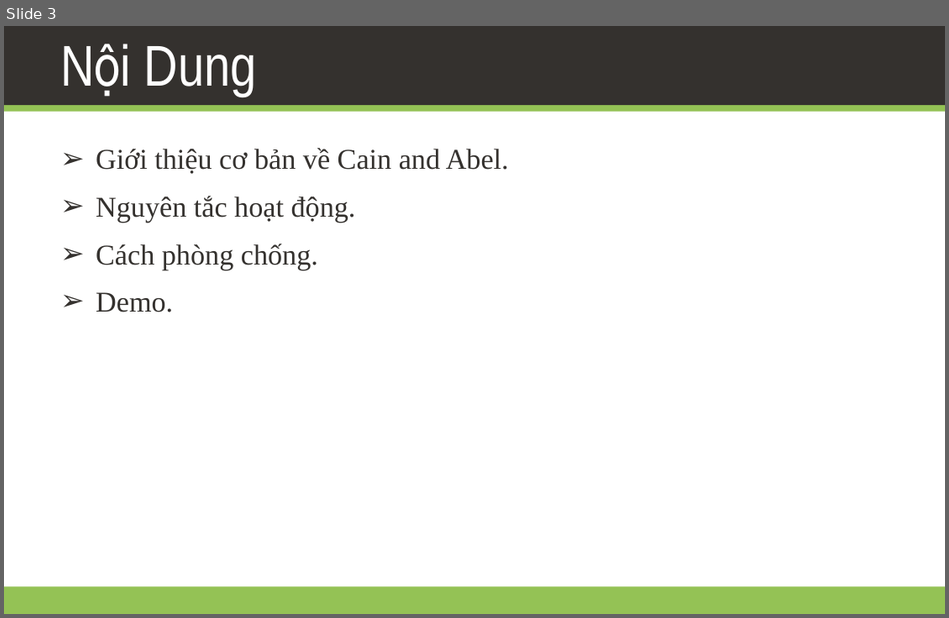
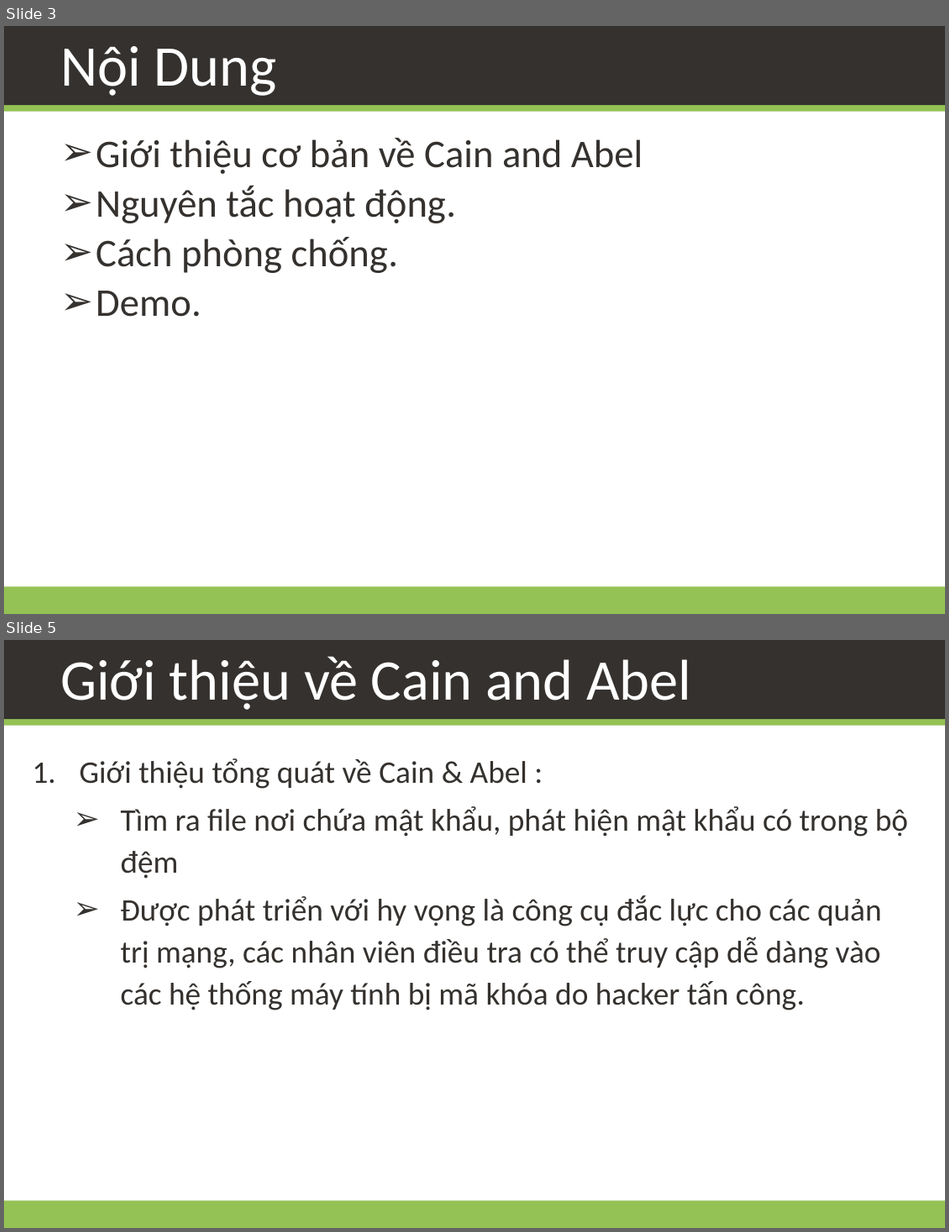
Before and after one commit to daotk/cdkpt, a slide deck: CDBM/Team Assignment 01/Team02.pptx. Shown one above the other, each under a label of ours: slide 3 before the commit, slides 3 and 5 after it; the slides between them are not shown. The pictures are 949x618 and 949x1232 pixels, drawn with LibreOffice and Linux fonts; fonts in the diff are those of the drawing; background and template pictures are left out. Boxes give left, top, right and bottom in pixels: in the first picture for what was removed or moved away, otherwise in the second. Text is boxed around its words. In the diff, an @@ line names an element or a change of style, - is before the commit and + after.

```diff
--- a/CDBM/Team Assignment 01/Team02.pptx
+++ b/CDBM/Team Assignment 01/Team02.pptx
@@ slide 5 added at (4, 640, 945, 1228), background #FFFFFF; not listed: 3 template elements that a slide beside it also shows @@
@@ title added at (60, 656, 691, 710), 44 pt, text #FFFFFF @@
+Giới thiệu về Cain and Abel
@@ text added at (80, 758, 908, 1010), 24 pt, text #34312E @@
+1. Giới thiệu tổng quát về Cain & Abel :
+  ➢ Tìm ra file nơi chứa mật khẩu, phát hiện mật khẩu có trong bộ đệm
+  ➢ Được phát triển với hy vọng là công cụ đắc lực cho các quản trị mạng, các nhân viên điều tra có thể truy cập dễ dàng vào các hệ thống máy tính bị mã khóa do hacker tấn công.
@@ slide 3 changed as well @@
@@ title "Nội Dung" at (60, 46, 277, 96): font Arial Narrow to Calibri @@
@@ text at (96, 138, 642, 174): text changed; size 22 to 30 pt; font Times New Roman to Calibri @@
-➢ Giới thiệu cơ bản về Cain and Abel.
+➢ Giới thiệu cơ bản về Cain and Abel
@@ text at (96, 185, 456, 317): size 22 to 30 pt, font Times New Roman to Calibri in "Nguyên tắc hoạt động.", "Cách phòng chống.", "Demo."; more space between paragraphs @@
```
Also in this commit, not shown: 2 other slides changed, 14 other slides added, 3 slides removed.
